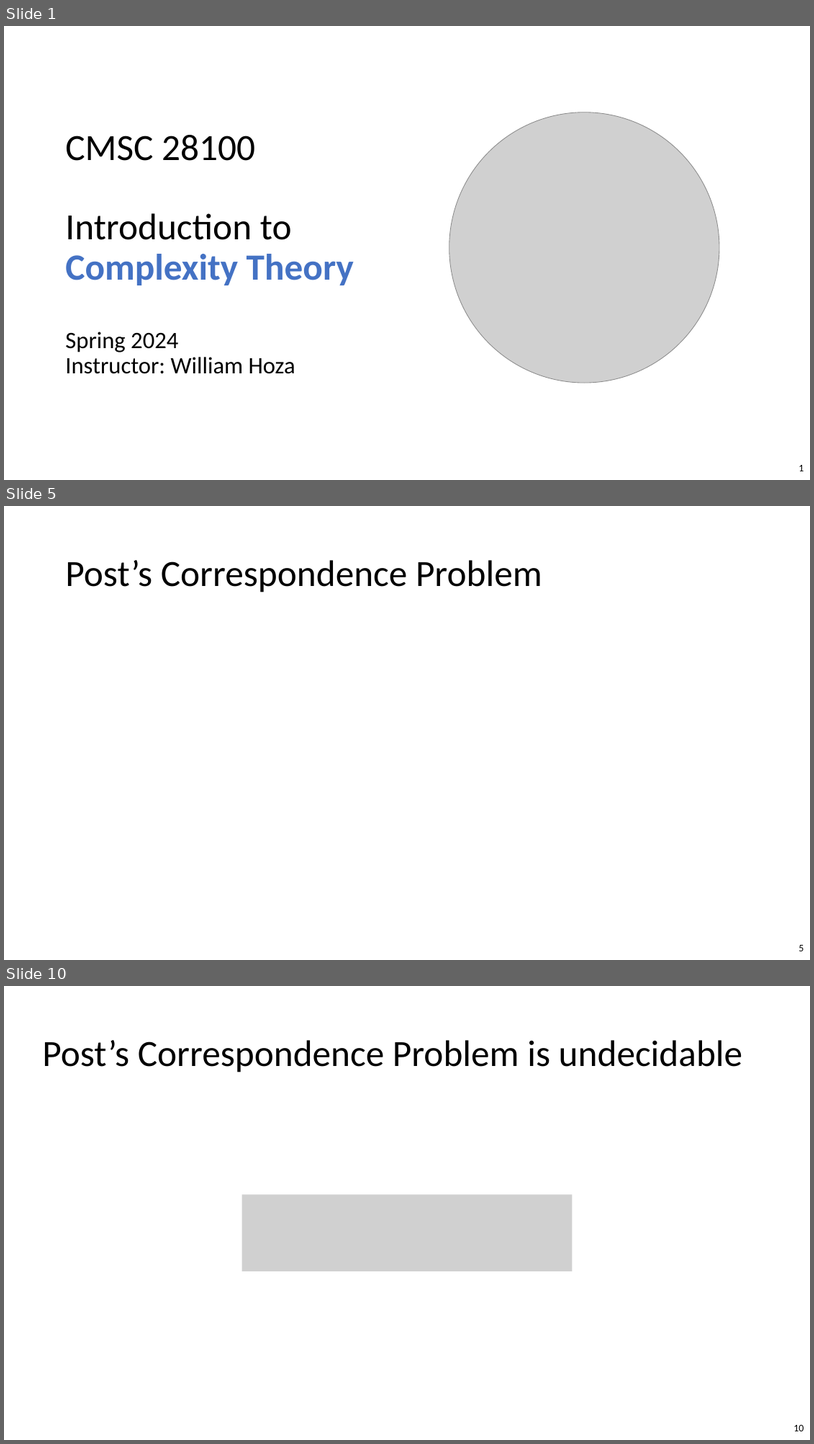
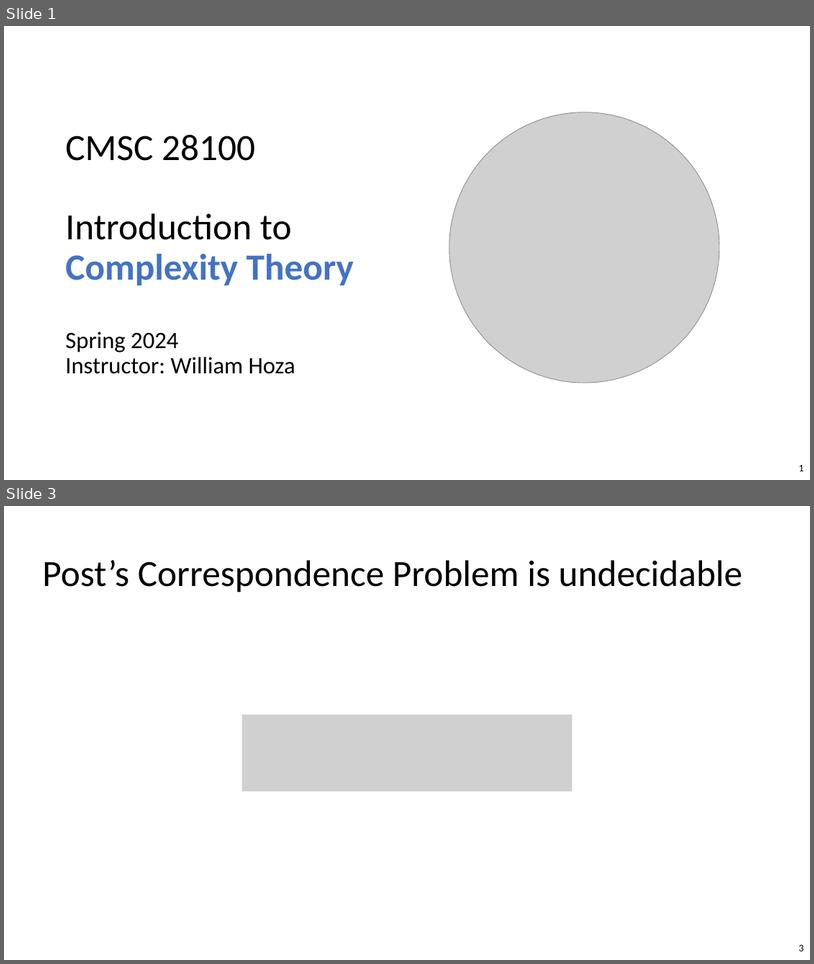
Before and after one commit to williamhoza/personal-website, a slide deck: teaching/spring2024-intro-to-complexity/next-slides.pptx. Shown one above the other, each under a label of ours: slides 1, 5 and 10 before the commit, slides 1 and 3 after it; the slides between them are not shown. The pictures are 814x1444 and 814x964 pixels, drawn with LibreOffice and Linux fonts; fonts in the diff are those of the drawing; grey boxes stand for pictures. Boxes give left, top, right and bottom in pixels: in the first picture for what was removed or moved away, otherwise in the second. Text is boxed around its words. In the diff, an @@ line names an element or a change of style, - is before the commit and + after.

```diff
--- a/teaching/spring2024-intro-to-complexity/next-slides.pptx
+++ b/teaching/spring2024-intro-to-complexity/next-slides.pptx
@@ slide 5 removed at bbox=[4, 506, 810, 960], background #FFFFFF @@
@@ title removed at bbox=[65, 560, 543, 592] @@
-Post’s Correspondence Problem
@@ page number removed at bbox=[799, 944, 804, 951] @@
-5
@@ what was slide 10 is now slide 3 @@
@@ page number at bbox=[799, 944, 804, 951]: text changed @@
-10
+3
```
Also in this commit, not shown: 5 slides changed, 11 other slides removed.
